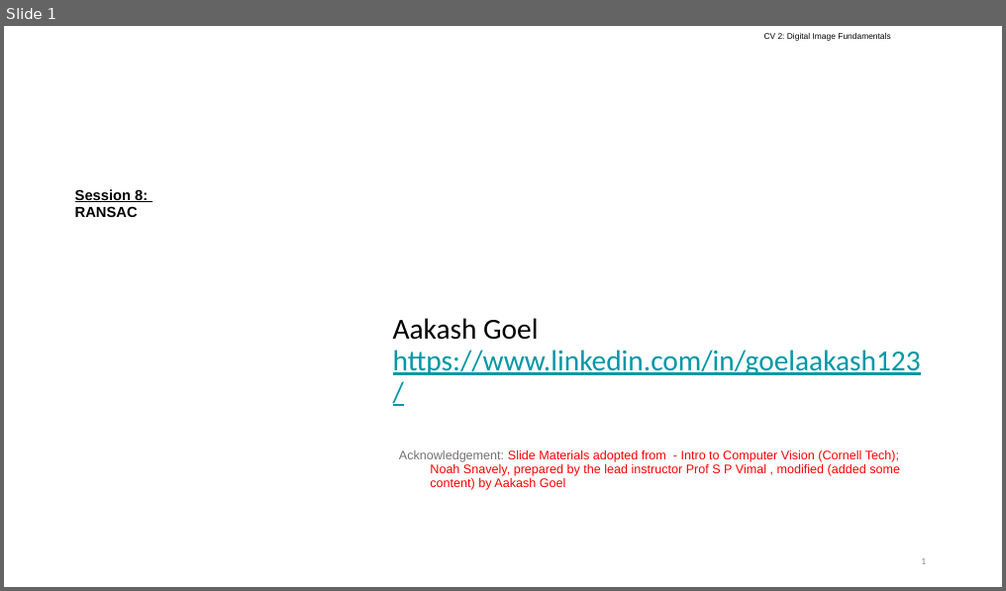
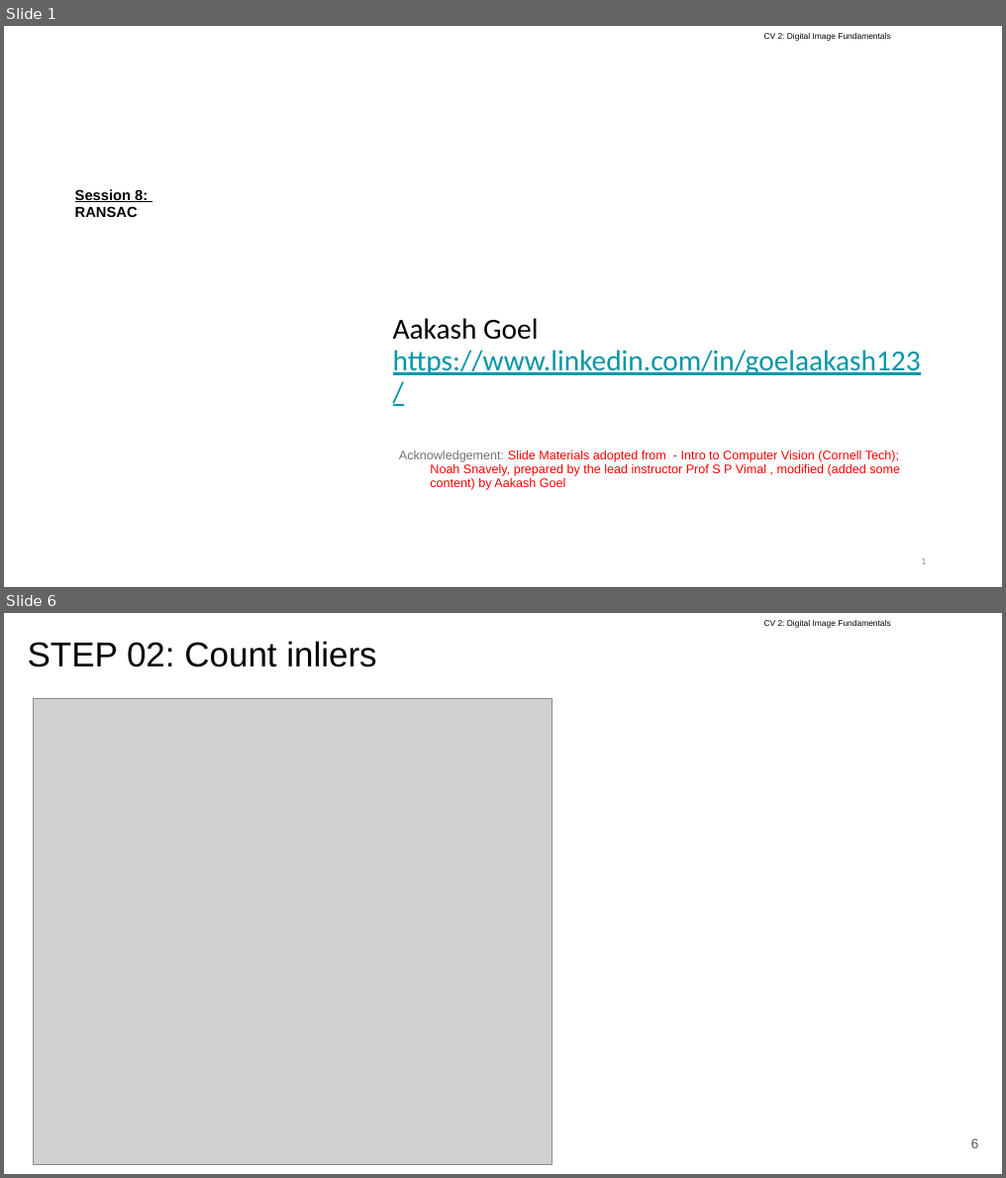
Before and after one commit to Rajamohannaidu/BITS, a slide deck: ComputerVision/Class 08 SIFT RANSAC/CV #8 RANSAC - Aakash.pptx. Shown one above the other, each under a label of ours: slide 1 before the commit, slides 1 and 6 after it; the slides between them are not shown. The pictures are 1006x591 and 1006x1178 pixels, drawn with LibreOffice and Linux fonts; fonts in the diff are those of the drawing; grey boxes stand for pictures; background and template pictures are left out. Boxes give left, top, right and bottom in pixels: in the first picture for what was removed or moved away, otherwise in the second. Text is boxed around its words. In the diff, an @@ line names an element or a change of style, - is before the commit and + after.

```diff
--- a/ComputerVision/Class 08 SIFT RANSAC/CV #8 RANSAC - Aakash.pptx
+++ b/ComputerVision/Class 08 SIFT RANSAC/CV #8 RANSAC - Aakash.pptx
@@ slide 6 added at [4,613,1002,1174], background #FFFFFF; not listed: 1 template element that a slide beside it also shows @@
@@ title added at [28,641,376,667], 33.3 pt, text #000000 @@
+STEP 02: Count inliers
@@ picture added at [33,699,552,1165] @@
@@ page number added at [971,1139,979,1149], 13 pt, text #595959 @@
+6
```
Also in this commit, not shown: 6 other slides added.
